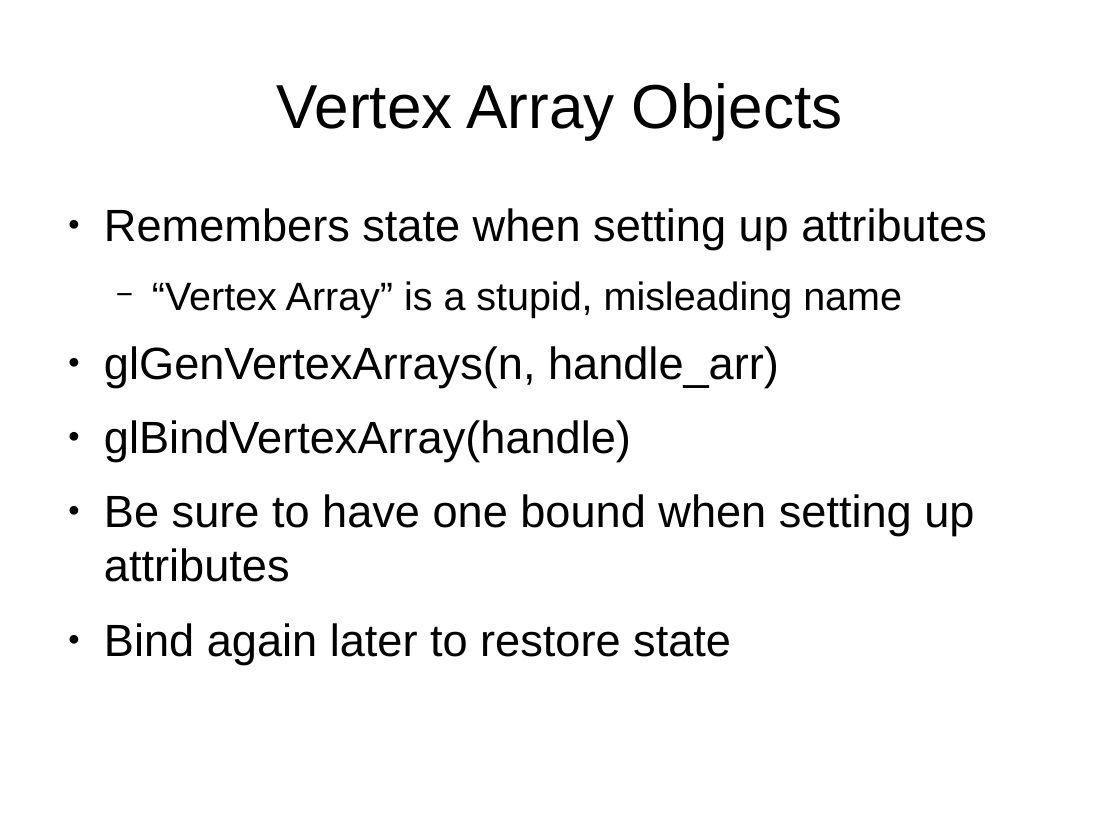
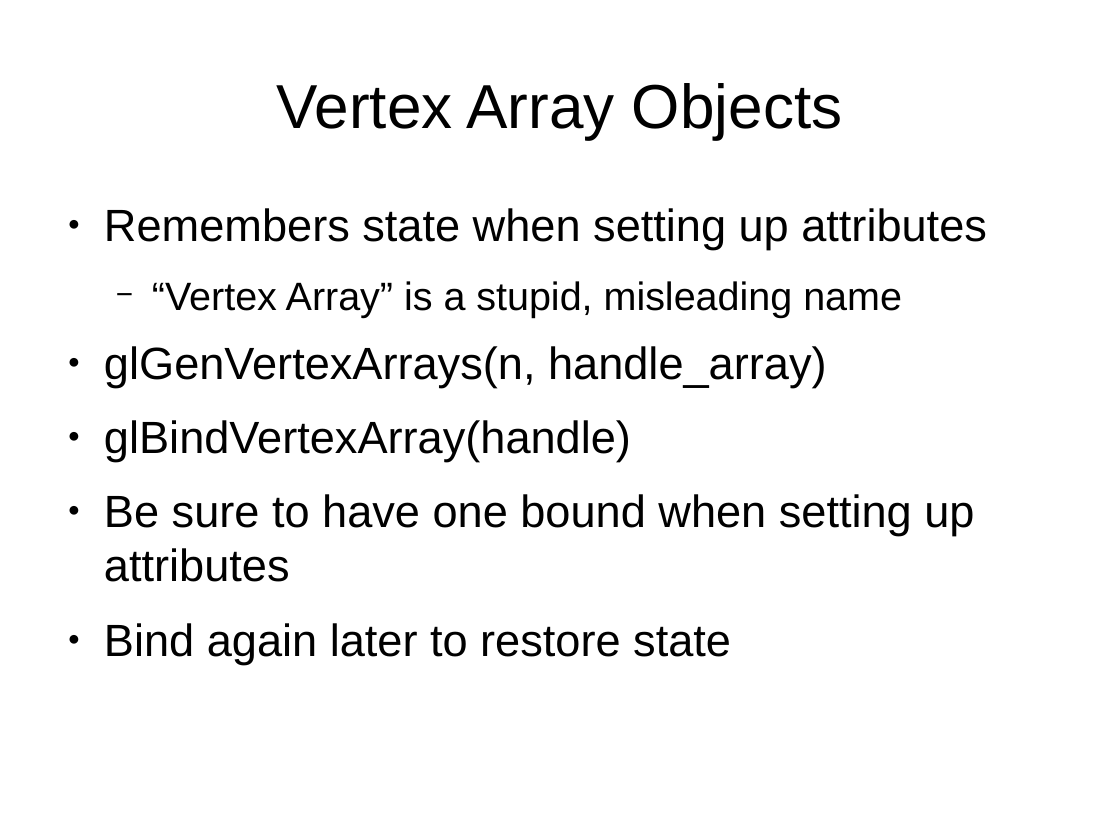
Before and after one commit to jayschwa/3d-opengl-presentation, a slide deck: slide 16 of Slides.odp (slide 17 before the commit). Drawn at 1120x840 pixels with LibreOffice and Linux fonts; fonts in the diff are those of the drawing. Boxes give left, top, right and bottom in pixels: in the first picture for what was removed or moved away, otherwise in the second. Text is boxed around its words. In the diff, an @@ line names an element or a change of style, - is before the commit and + after.

```diff
--- a/Slides.odp
+++ b/Slides.odp
@@ text at [104, 346, 827, 388]: text changed @@
-● glGenVertexArrays(n, handle_arr)
+● glGenVertexArrays(n, handle_array)
```
Also in this commit, not shown: 5 other slides changed, 7 slides added, 2 slides removed.
